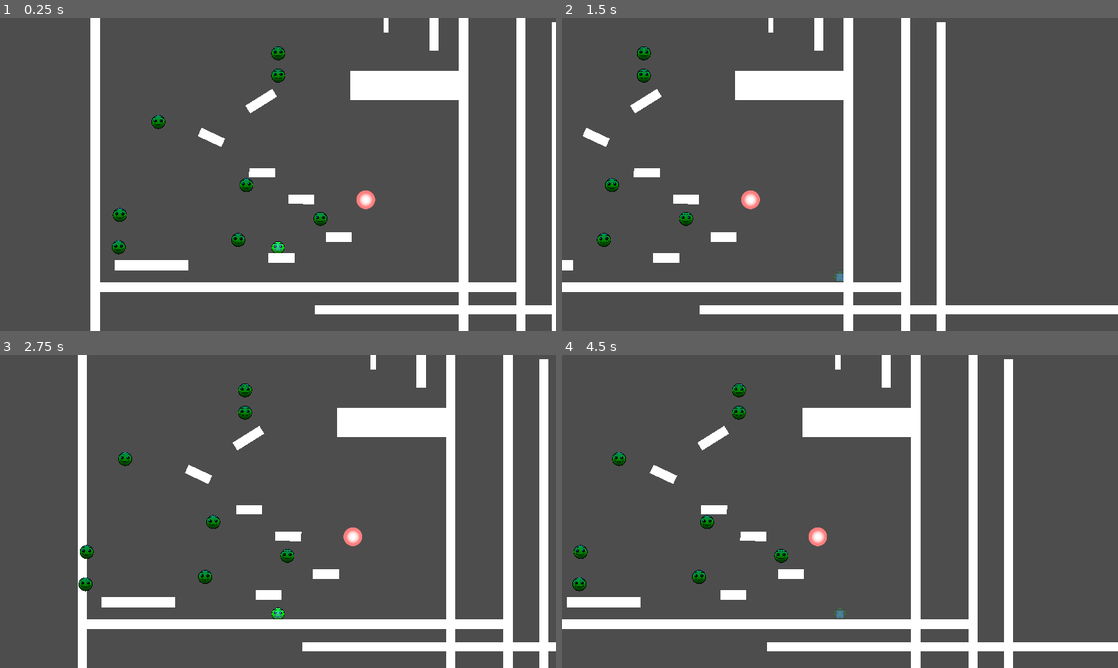
Above: before the commit, frames 1-4 (two rows, left to right).
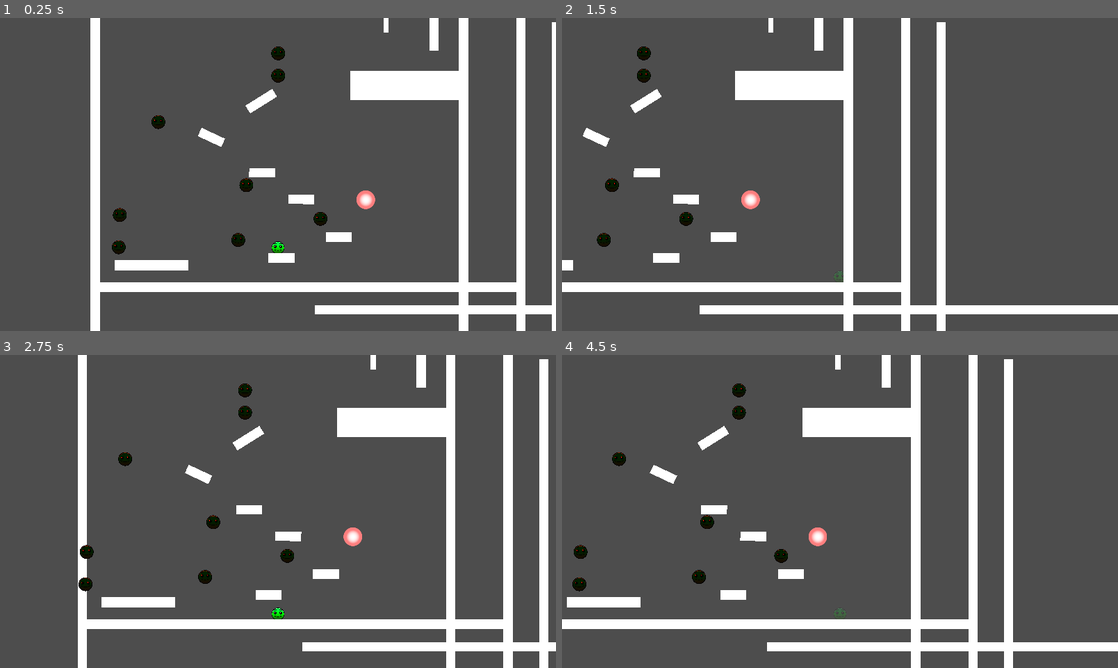
Above: after the commit, the same moments.

Repository: ReusableChopsticks/BreakoutBossfight
Game: Godot game, scene res://scenes/level_1/level.tscn
Two runs of this game, one before a commit and one after it. Both use one fixed random seed, a clock stepped at 60 frames per second and the inputs below.
Inputs:
- Up to frame 1 (0.25 s): no input
- Up to frame 2 (1.5 s): hold Right (move_right) from 0.53 s (still down); tap C (dash) at 0.6, 1.35 s; tap Z (jump) at 0.77 s
- Up to frame 3 (2.75 s): tap Z (jump) at 1.52 s; release Right (move_right) at 2.03 s; hold Left (move_left) from 2.03 s (still down); tap C (dash) at 2.1 s
- Up to frame 4 (4.5 s): release Left (move_left) at 2.78 s; hold Right (move_right) 2.78-4.28 s; tap C (dash) at 2.85, 3.6, 4.35 s; tap Z (jump) at 3.02, 3.77 s; hold Left (move_left) from 4.28 s (still down)

The runs differ from the first frame. In frame 1, 0.5% of the frame differs, in the area x 20-59%, y 9-76%; in frame 2, 0.3%; in frame 3, 0.5%; in frame 4, 0.5%, in the area x 2-51%, y 9-84%.

Commit message:
Revert "frantic testing to find out IT WAS AN EDITOR BUG"
This reverts commit ff48445c1b3fc94016f285f95759b581f6a0869c.

Diff:
--- a/BULLETBACKANDFORTH.tscn
+++ b/BULLETBACKANDFORTH.tscn
@@ -2,10 +2,7 @@
 
 [ext_resource type="Script" path="res://scenes/level_1/Sprite2D.gd" id="2_2eolx"]
 [ext_resource type="Texture2D" uid="uid://kmd51y4qv6mg" path="res://entities/player/dg2kcv3-c10a0bcc-f58a-488d-ba93-6fc6ec166b02.png" id="2_t6e4e"]
-[ext_resource type="PackedScene" uid="uid://cfrxt4vfmroyh" path="res://components/hitbox_component.tscn" id="3_rnr0v"]
-
-[sub_resource type="CircleShape2D" id="CircleShape2D_icrl4"]
-radius = 21.095
+[ext_resource type="Script" path="res://components/hitbox_component.gd" id="3_326c5"]
 
 [sub_resource type="Animation" id="Animation_wlxeo"]
 length = 0.001
@@ -33,21 +30,24 @@
 "test": SubResource("Animation_ctaic")
 }
 
+[sub_resource type="CircleShape2D" id="CircleShape2D_jf8gu"]
+radius = 23.1948
+
 [node name="Sprite2D" type="Node2D"]
 script = ExtResource("2_2eolx")
 
 [node name="Sprite2D" type="Sprite2D" parent="."]
-self_modulate = Color(0, 0.564706, 1, 1)
+modulate = Color(1, 0.121569, 0, 1)
 scale = Vector2(0.04, 0.04)
 texture = ExtResource("2_t6e4e")
-
-[node name="HitboxComponent" parent="Sprite2D" instance=ExtResource("3_rnr0v")]
-scale = Vector2(25, 25)
-
-[node name="CollisionShape2D" type="CollisionShape2D" parent="Sprite2D/HitboxComponent"]
-shape = SubResource("CircleShape2D_icrl4")
 
 [node name="AnimationPlayer" type="AnimationPlayer" parent="."]
 libraries = {
 "": SubResource("AnimationLibrary_qwv8n")
 }
+
+[node name="HitboxComponent" type="Area2D" parent="."]
+script = ExtResource("3_326c5")
+
+[node name="CollisionShape2D" type="CollisionShape2D" parent="HitboxComponent"]
+shape = SubResource("CircleShape2D_jf8gu")
--- a/CharacterBody2D.gd
+++ /dev/null
@@ -1,13 +0,0 @@
-extends CharacterBody2D
-
-
-
-func _physics_process(delta):
-	# Add the gravity.
-	velocity = Input.get_vector("move_left", "move_right", "face up", "move_down") * 200
-
-	move_and_slide()
-
-
-func _on_area_2d_area_entered(area):
-	print("entered: " + area.name)
--- a/character_body_2d.tscn
+++ /dev/null
@@ -1,28 +0,0 @@
-[gd_scene load_steps=7 format=3 uid="uid://btib1nx7dphkj"]
-
-[ext_resource type="Script" path="res://CharacterBody2D.gd" id="1_dkvp5"]
-[ext_resource type="Texture2D" uid="uid://2wrj4s618ni1" path="res://graphics/scribbly_circle.png" id="2_xt8a7"]
-[ext_resource type="PackedScene" uid="uid://bd6kvovdeu26r" path="res://dummy.tscn" id="3_tfw5x"]
-[ext_resource type="PackedScene" uid="uid://cqi1nqkntnpql" path="res://components/health_component.tscn" id="4_a1nxf"]
-
-[sub_resource type="CircleShape2D" id="CircleShape2D_6lea0"]
-radius = 17.0294
-
-[sub_resource type="CircleShape2D" id="CircleShape2D_1hjej"]
-
-[node name="CharacterBody2D" type="CharacterBody2D"]
-script = ExtResource("1_dkvp5")
-
-[node name="CollisionShape2D" type="CollisionShape2D" parent="."]
-shape = SubResource("CircleShape2D_6lea0")
-
-[node name="Sprite2D" type="Sprite2D" parent="."]
-scale = Vector2(0.112, 0.112)
-texture = ExtResource("2_xt8a7")
-
-[node name="dummy" parent="." instance=ExtResource("3_tfw5x")]
-
-[node name="CollisionShape2D2" type="CollisionShape2D" parent="dummy"]
-shape = SubResource("CircleShape2D_1hjej")
-
-[node name="HealthComponent" parent="." instance=ExtResource("4_a1nxf")]
--- a/components/hitbox_component.gd
+++ b/components/hitbox_component.gd
@@ -5,7 +5,7 @@
 
 func _on_area_entered(area):
 	print("waaaah")
-	if area.has_method("damage"):
+	if area is HurtboxComponent:
 		var attack = Attack.new()
 		attack.attack_damage = attack_damage
 		area.damage(attack)
--- a/components/hurtbox_component.gd
+++ b/components/hurtbox_component.gd
@@ -1,9 +1,8 @@
 extends Area2D
-#class_name HurtboxComponent
+class_name HurtboxComponent
 
 @export var health_component: HealthComponent
 
 func damage(attack: Attack):
-	print("siiiiiiiiiick")
 	if health_component:
 		health_component.damage(attack)
--- a/dummy.gd
+++ /dev/null
@@ -1,5 +0,0 @@
-extends Area2D
-
-
-func _on_area_entered(area):
-	print("dummy not so dumb")
--- a/dummy.tscn
+++ /dev/null
@@ -1,8 +0,0 @@
-[gd_scene load_steps=2 format=3 uid="uid://bd6kvovdeu26r"]
-
-[ext_resource type="Script" path="res://dummy.gd" id="1_nooi8"]
-
-[node name="dummy" type="Area2D"]
-script = ExtResource("1_nooi8")
-
-[connection signal="area_entered" from="." to="." method="_on_area_entered"]
--- a/entities/player/player.tscn
+++ b/entities/player/player.tscn
@@ -1,9 +1,8 @@
-[gd_scene load_steps=11 format=3 uid="uid://bmrdkjqxvde8w"]
+[gd_scene load_steps=10 format=3 uid="uid://bmrdkjqxvde8w"]
 
 [ext_resource type="Texture2D" uid="uid://kmd51y4qv6mg" path="res://entities/player/dg2kcv3-c10a0bcc-f58a-488d-ba93-6fc6ec166b02.png" id="1_ly0om"]
 [ext_resource type="Script" path="res://entities/player/player.gd" id="1_pe5m7"]
 [ext_resource type="PackedScene" uid="uid://d0fobv6xejsab" path="res://components/hurtbox_component.tscn" id="3_wxa5a"]
-[ext_resource type="Texture2D" uid="uid://bfliobf12x6i0" path="res://graphics/256x256.png" id="4_x5yej"]
 [ext_resource type="PackedScene" uid="uid://cqi1nqkntnpql" path="res://components/health_component.tscn" id="4_xw0fu"]
 
 [sub_resource type="RectangleShape2D" id="RectangleShape2D_hs8eb"]
@@ -92,7 +91,7 @@
 }
 
 [sub_resource type="CircleShape2D" id="CircleShape2D_u187l"]
-radius = 15.0244
+radius = 12.9227
 
 [node name="Player" type="CharacterBody2D"]
 scale = Vector2(0.931818, 0.931818)
@@ -166,11 +165,6 @@
 [node name="CollisionShape2D" type="CollisionShape2D" parent="HurtboxComponent"]
 shape = SubResource("CircleShape2D_u187l")
 
-[node name="DebugSprite" type="Sprite2D" parent="HurtboxComponent"]
-modulate = Color(0.329412, 0.639216, 1, 0.458824)
-scale = Vector2(0.114472, 0.114472)
-texture = ExtResource("4_x5yej")
-
 [node name="HealthComponent" parent="." instance=ExtResource("4_xw0fu")]
 
 [connection signal="timeout" from="Timers/JumpHoldTimer" to="." method="_on_jump_hold_timer_timeout"]
--- a/node_2d.tscn
+++ /dev/null
@@ -1,21 +0,0 @@
-[gd_scene load_steps=5 format=3 uid="uid://bxbj8ogd4hjvk"]
-
-[ext_resource type="PackedScene" uid="uid://btib1nx7dphkj" path="res://character_body_2d.tscn" id="1_ppv3y"]
-[ext_resource type="PackedScene" uid="uid://d0cc5xv8i4owg" path="res://BULLETBACKANDFORTH.tscn" id="2_x3x1h"]
-[ext_resource type="PackedScene" uid="uid://bmrdkjqxvde8w" path="res://entities/player/player.tscn" id="3_k5gsm"]
-[ext_resource type="PackedScene" uid="uid://dk4abp6w1e7fu" path="res://scenes/wall.tscn" id="3_tfit4"]
-
-[node name="Node2D" type="Node2D"]
-
-[node name="Sprite2D" parent="." instance=ExtResource("2_x3x1h")]
-position = Vector2(301, 152)
-
-[node name="Player" parent="." instance=ExtResource("3_k5gsm")]
-position = Vector2(166, 160)
-
-[node name="LeftWall" parent="." instance=ExtResource("3_tfit4")]
-position = Vector2(400, 225)
-rotation = 1.5708
-
-[node name="CharacterBody2D" parent="." instance=ExtResource("1_ppv3y")]
-position = Vector2(402, 154)
--- a/scenes/level_1/Sprite2D.gd
+++ b/scenes/level_1/Sprite2D.gd
@@ -4,7 +4,6 @@
 # Called when the node enters the scene tree for the first time.
 func _ready():
 	$AnimationPlayer.play("test")
-	pass
 
 
 # Called every frame. 'delta' is the elapsed time since the previous frame.
